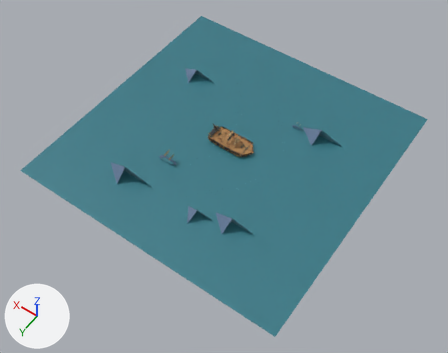
The glTF model arena-maps/blackflag/assets/blackflag_visual.glb: old version first, new version second.
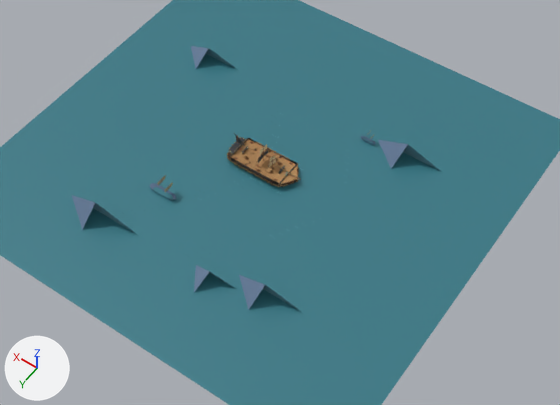
Each version is shown whole from a camera (50 mm lens) standing at (-397.0, 576.0, 799.0) and looking at (-20.0, 49.0, -30.0), then close up on the part from 15% to 93% of the width and 11% to 83% of the height. The axes (+X, +Y, +Z) are drawn at lower left. The lights are the same throughout. The last two pictures show the newer version. Vertices at exactly the same position are counted once.

Objects in the first close-up: 'BATCH_ship', 'DETAIL_chapter_craft' and 3 more.
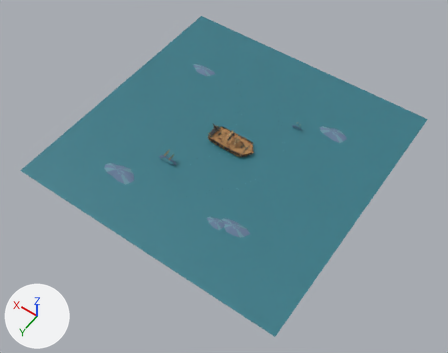
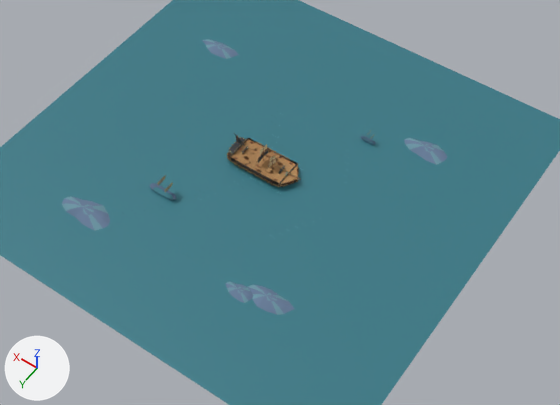
Boxes (x1, y1, x2, y2) around the edits, measured in the close-ups (560 x 405 px):
part 1 of me_detail_chapter_craft, added
    after: (248, 285, 294, 315)
part 2 of me_detail_chapter_craft, added
    after: (225, 282, 253, 303)
part 3 of me_detail_chapter_craft, added
    after: (62, 196, 110, 231)
part 4 of me_detail_chapter_craft, added
    after: (202, 39, 239, 59)
part 5 of me_detail_chapter_craft, added
    after: (404, 138, 448, 165)
part 6 of me_detail_chapter_craft, deleted
    before: (191, 46, 238, 70)
part 7 of me_detail_chapter_craft, deleted
    before: (378, 140, 442, 172)
part 8 of me_detail_chapter_craft, deleted
    before: (194, 265, 300, 311)
part 9 of me_detail_chapter_craft, deleted
    before: (72, 195, 138, 235)

What changed in the scene script:
```text
Change me_detail_chapter_craft:
    used by ob_detail_chapter_craft; location = (0.0, 0.0, 0.0)
    remove me_detail_chapter_craft.from_pydata(...)  # 16970 vertices, 23103 faces; spans x -250.0..250.0, y -250.0..250.0, z -6.0..24.0
    add me_detail_chapter_craft.from_pydata(...)  # 17357 vertices, 23731 faces; spans x -250.0..250.0, y -250.0..250.0, z -6.0..18.0
    me_detail_chapter_craft part 1: a new loose piece of 43 vertices spanning x -130.0..-77.0, y 126.0..150.0, z -6.0..1.0
    me_detail_chapter_craft part 2: a new loose piece of 43 vertices spanning x -90.0..-57.0, y 137.0..155.0, z -6.0..-1.0
    me_detail_chapter_craft part 3: a new loose piece of 43 vertices spanning x 82.0..144.0, y 141.0..173.0, z -6.0..2.0
    me_detail_chapter_craft part 4: a new loose piece of 43 vertices spanning x 123.0..175.0, y -131.0..-110.0, z -6.0..0.0
    me_detail_chapter_craft part 5: a new loose piece of 43 vertices spanning x -156.0..-104.0, y -136.0..-109.0, z -6.0..1.0
    me_detail_chapter_craft part 6: the loose piece of 4 vertices spanning x 110.0..180.0, y -105.0..-77.0, z -6.0..16.0 is deleted
    me_detail_chapter_craft part 7: the loose piece of 4 vertices spanning x -160.0..-80.0, y -105.0..-77.0, z -6.0..20.0 is deleted
    me_detail_chapter_craft part 8: 8 vertices removed from x -138.0..-20.0, y 130.0..173.0, z -6.0..20.0
    me_detail_chapter_craft part 9: 4 vertices removed from x 49.0..141.0, y 150.0..178.0, z -6.0..24.0
    other edits to the shape of me_detail_chapter_craft do not show in these pictures
```
